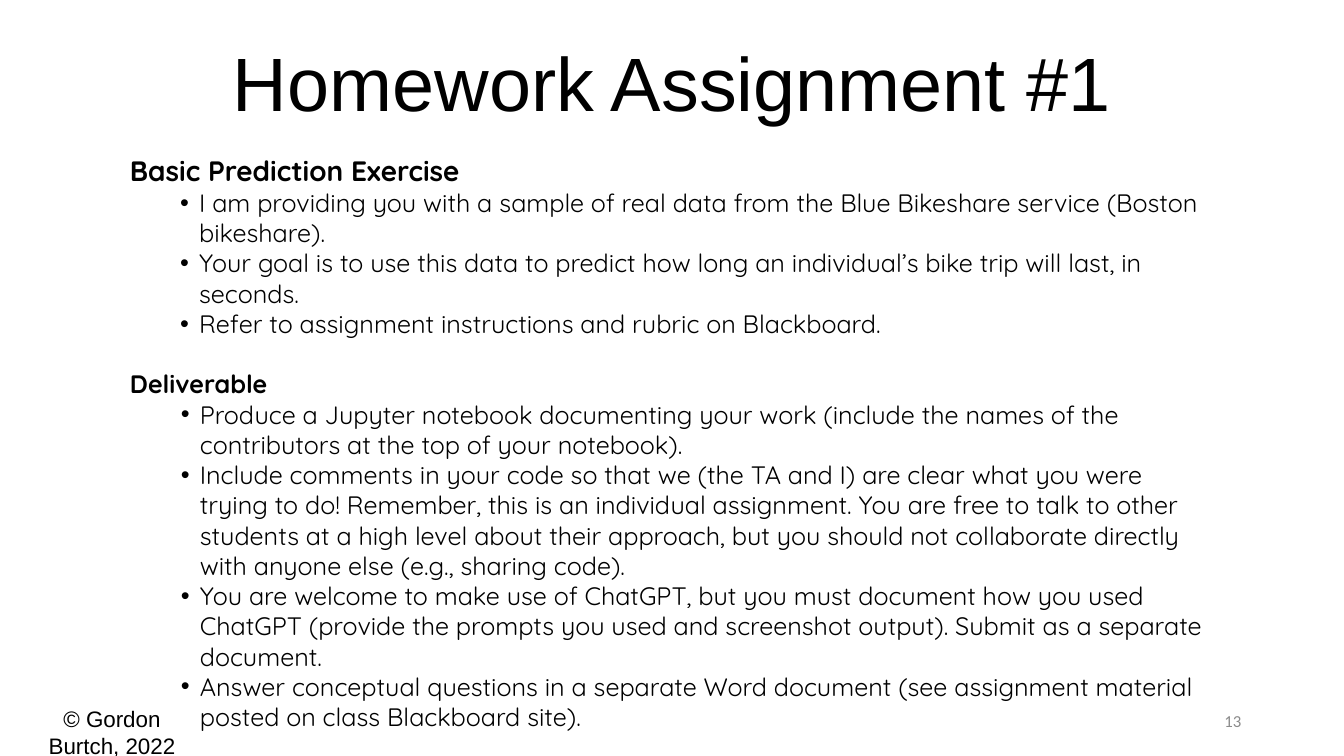
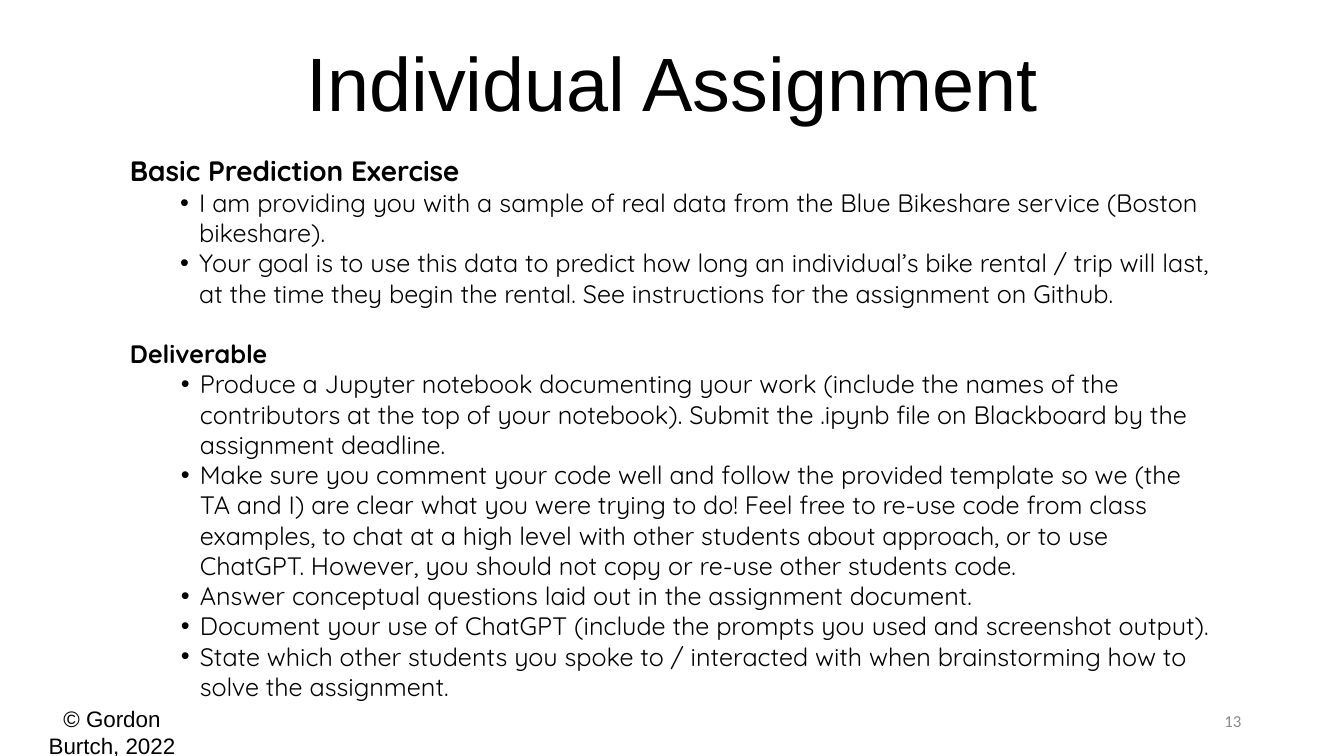
Before and after one commit to gburtch/BA865-2023, a slide deck: slide 13 of Lecture Materials/C/3 - Model Fitting.pptx. Drawn at 1344x756 pixels with LibreOffice and Linux fonts; fonts in the diff are those of the drawing. Boxes give left, top, right and bottom in pixels: in the first picture for what was removed or moved away, otherwise in the second. Text is boxed around its words. In the diff, an @@ line names an element or a change of style, - is before the commit and + after.

```diff
--- a/Lecture Materials/C/3 - Model Fitting.pptx
+++ b/Lecture Materials/C/3 - Model Fitting.pptx
@@ text at [306,56,1037,125]: text changed @@
-Homework Assignment #1
+Individual Assignment
@@ text at [199,253,1208,308]: text changed @@
-  • Your goal is to use this data to predict how long an individual’s bike trip will last, in seconds.
-  • Refer to assignment instructions and rubric on Blackboard.
+  • Your goal is to use this data to predict how long an individual’s bike rental / trip will last, at the time they begin the rental. See instructions for the assignment on Github.
@@ text at [200,374,1209,671]: text changed @@
-  • Produce a Jupyter notebook documenting your work (include the names of the contributors at the top of your notebook).
-  • Include comments in your code so that we (the TA and I) are clear what you were trying to do! Remember, this is an individual assignment. You are free to talk to other students at a high level about their approach, but you should not collaborate directly with anyone else (e.g., sharing code).
-  • You are welcome to make use of ChatGPT, but you must document how you used ChatGPT (provide the prompts you used and screenshot output). Submit as a separate document.
-  • Answer conceptual questions in a separate Word document (see assignment material posted on class Blackboard site).
+  • Produce a Jupyter notebook documenting your work (include the names of the contributors at the top of your notebook). Submit the .ipynb file on Blackboard by the assignment deadline.
+  • Make sure you comment your code well and follow the provided template so we (the TA and I) are clear what you were trying to do! Feel free to re-use code from class examples, to chat at a high level with other students about approach, or to use ChatGPT. However, you should not copy or re-use other students code.
+  • Answer conceptual questions laid out in the assignment document.
+  • Document your use of ChatGPT (include the prompts you used and screenshot output).
+  • State which other students you spoke to / interacted with when brainstorming how to solve the assignment.
```
Also in this commit, not shown: 1 other slide changed, 7 other files.
